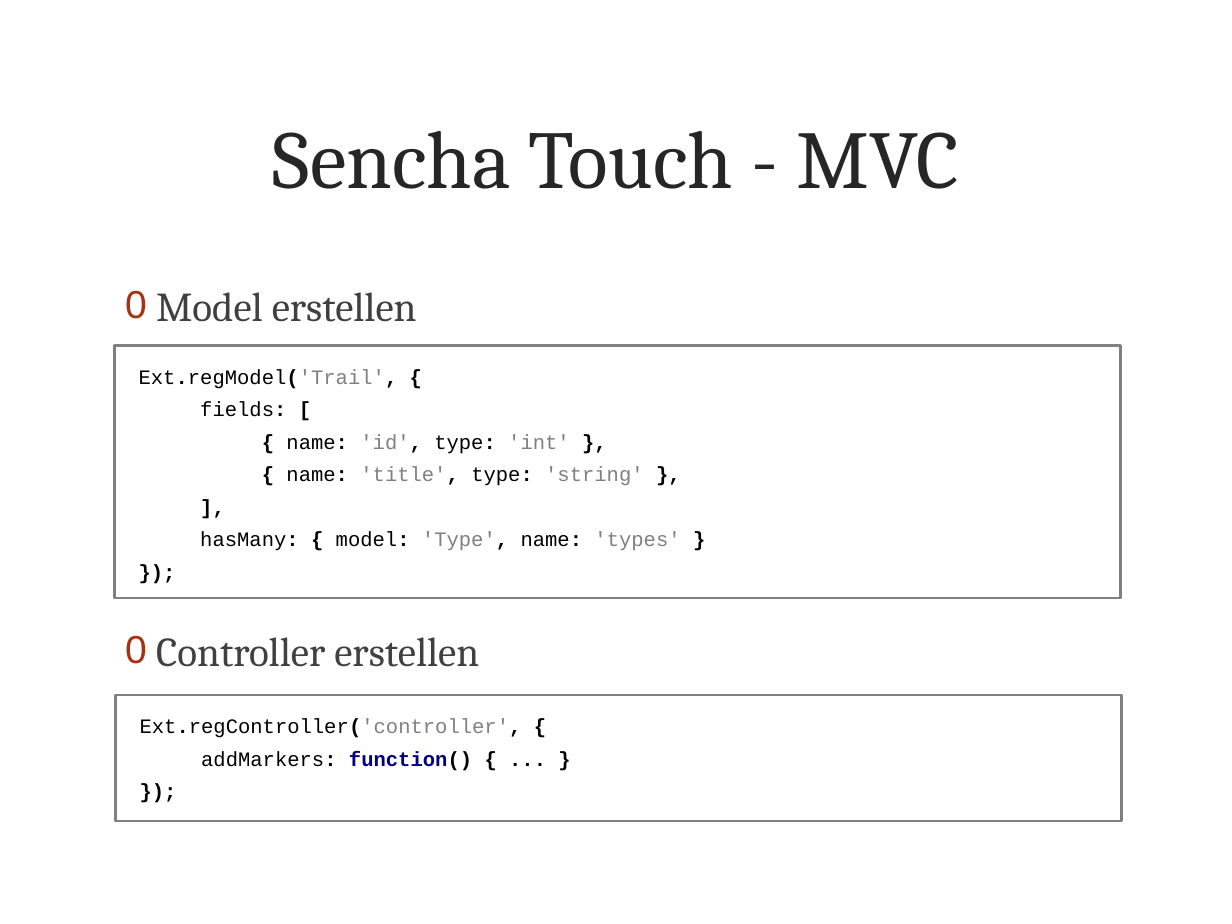
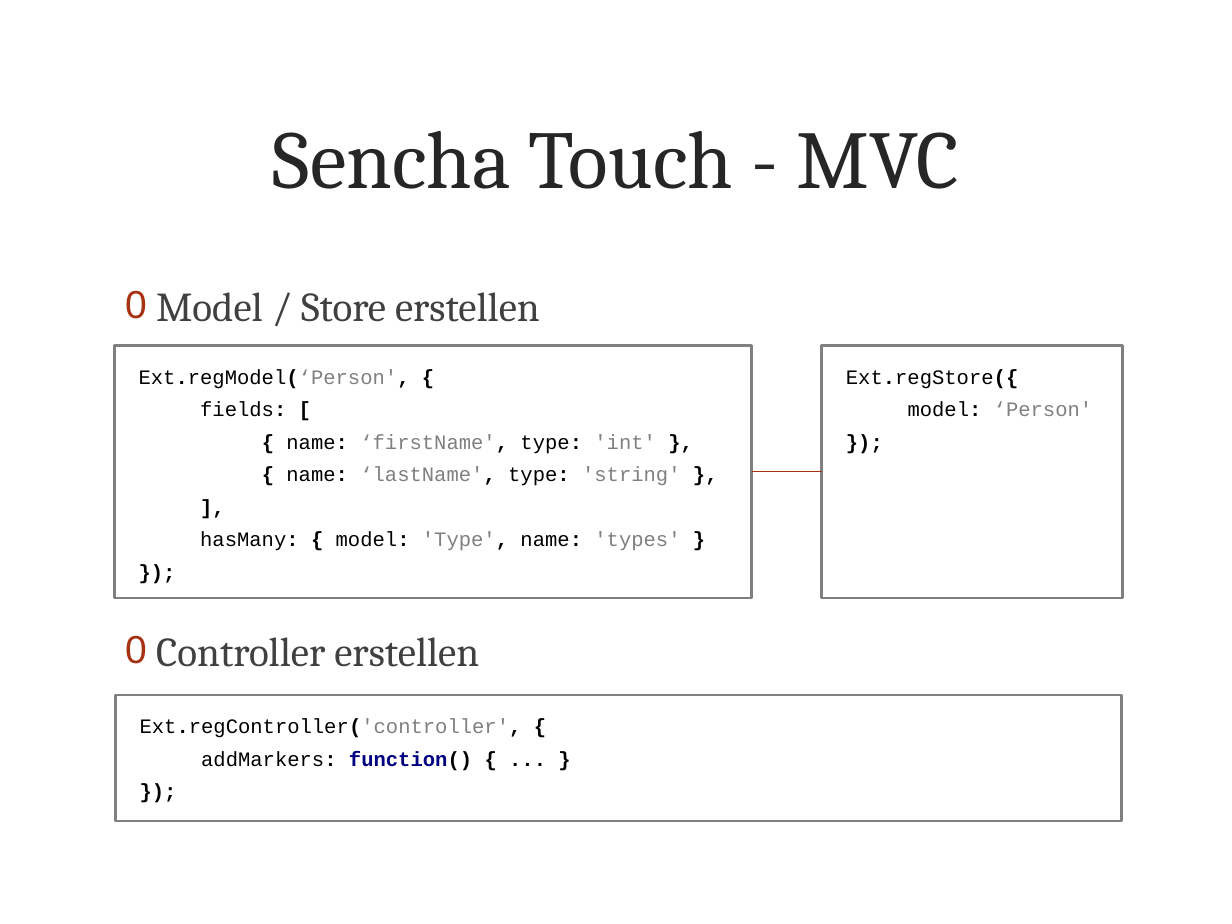
Before and after one commit to metaodi/TrailDevilsXPl-2, a slide deck: slide 7 of _DOCUMENTATION/Presentation/Praesentation-Traildevils-XPl2.pptx. Drawn at 1232x924 pixels with LibreOffice and Linux fonts; fonts in the diff are those of the drawing; background and template pictures are left out. Boxes give left, top, right and bottom in pixels: in the first picture for what was removed or moved away, otherwise in the second. Text is boxed around its words. In the diff, an @@ line names an element or a change of style, - is before the commit and + after.

```diff
--- a/_DOCUMENTATION/Presentation/Praesentation-Traildevils-XPl2.pptx
+++ b/_DOCUMENTATION/Presentation/Praesentation-Traildevils-XPl2.pptx
@@ text at [156,292,540,322]: text changed @@
-0 Model erstellen
+0 Model / Store erstellen
@@ rectangle "Ext.regModel(‘Person', {": place and size @@
-rectangle "Ext.regModel(‘Person', {" at [115,346,1121,599]
+rectangle "Ext.regModel(‘Person', {" at [115,346,752,599]
@@ rectangle added at [822,346,1122,599], fill #FFFFFF, outline #808080 1.5 pt, 12 pt, text #000000 @@
+Ext.regStore({
+model: ‘Person'
+});
@@ text in rectangle at [139,369,410,389]: text changed @@
-Ext.regModel('Trail', {
+Ext.regModel(‘Person', {
@@ text in rectangle at [286,434,680,486]: text changed; text colour #000000 to #808080 @@
-{ name: 'id', type: 'int' },
-{ name: 'title', type: 'string' },
+{ name: ‘firstName', type: 'int' },
+{ name: ‘lastName', type: 'string' },
@@ line added from (822, 472) to (752, 472), #A63212 0.75 pt @@
```
Also in this commit, not shown: 10 other slides changed, 2 slides added, 3 slides removed.
